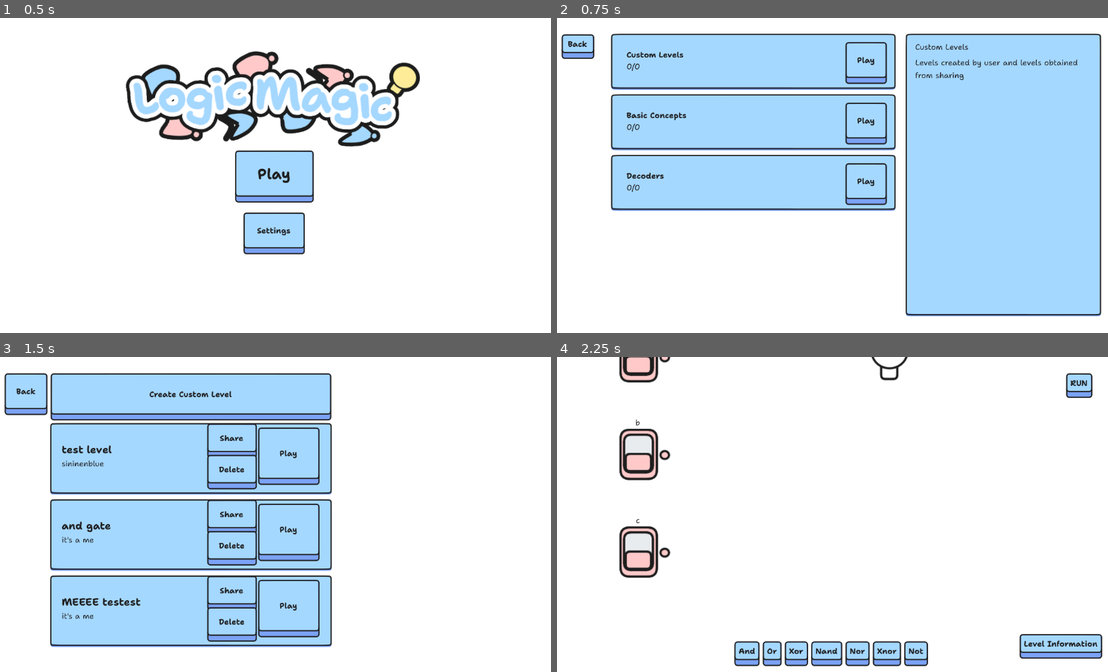
Above: before the commit, frames 1-4 (two rows, left to right).
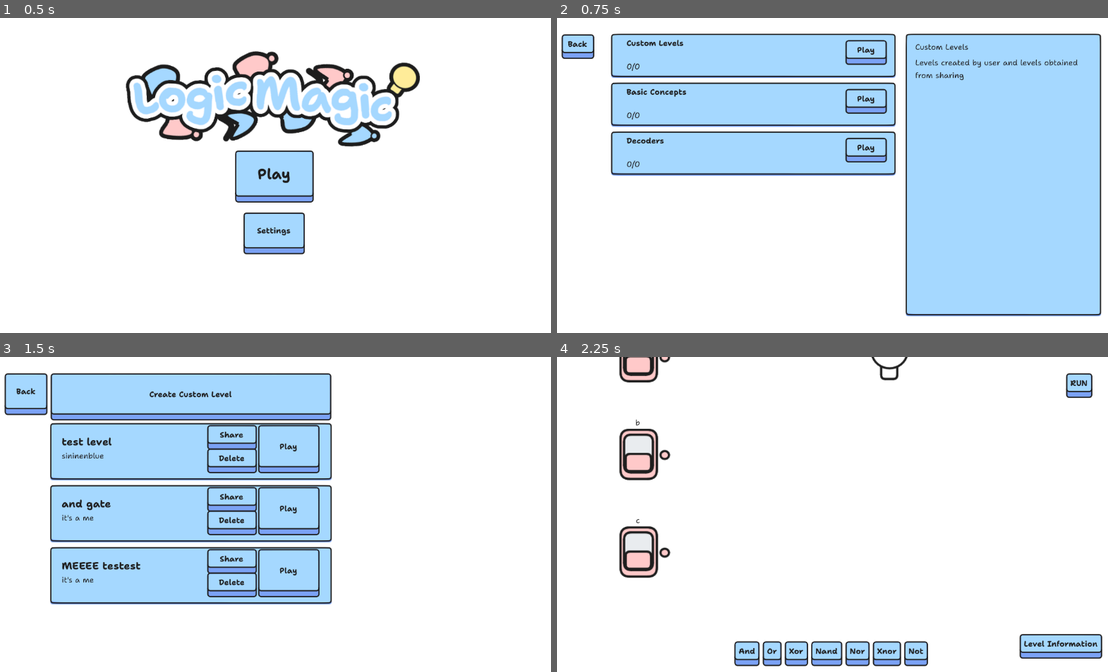
Above: after the commit, the same moments.

Repository: sininen-blue/logic-gate-tesseract
Game: Godot game, scene res://ui/title_page.tscn
Same seed, same stepped clock (60 frames per second), same inputs: the game is played once before the commit and once after it.
Inputs:
- Up to frame 1 (0.5 s): no input
- Up to frame 2 (0.75 s): click "Play" at 0.5 s
- Up to frame 3 (1.5 s): click "Play" at 1.25 s
- Up to frame 4 (2.25 s): click "Play" at 2 s

Frame 1 is identical in both runs. In frame 2, 13% of the frame differs, in the area x 9-62%, y 6-62%; in frame 3, 18%, in the area x 9-61%, y 21-93%; in frame 4, nothing differs.

Commit message:
panel placement

Diff:
--- a/ui/custom_levels/custom_stage_panel.tscn
+++ b/ui/custom_levels/custom_stage_panel.tscn
@@ -5,18 +5,18 @@
 [ext_resource type="FontFile" uid="uid://d3ya2ni4d4nbf" path="res://assets/UI/font/Static/Shantell_Sans-Normal-Bold.otf" id="3_1uq0p"]
 
 [node name="CustomStagePanel" type="Panel"]
-custom_minimum_size = Vector2(576, 152)
+custom_minimum_size = Vector2(576, 123)
 offset_right = 576.0
-offset_bottom = 152.0
+offset_bottom = 123.0
 script = ExtResource("1_13h3g")
 simulation_scene = ExtResource("2_fa2s3")
 
 [node name="StageLabel" type="Label" parent="."]
 layout_mode = 1
 offset_left = 24.0
-offset_top = 40.0
+offset_top = 24.0
 offset_right = 181.0
-offset_bottom = 69.0
+offset_bottom = 53.0
 theme_override_fonts/font = ExtResource("3_1uq0p")
 theme_override_font_sizes/font_size = 21
 text = "CustomLevel12"
@@ -24,10 +24,25 @@
 [node name="AuthorLabel" type="Label" parent="."]
 layout_mode = 0
 offset_left = 24.0
-offset_top = 72.0
+offset_top = 56.0
 offset_right = 122.0
-offset_bottom = 95.0
+offset_bottom = 79.0
 text = "By Unknown"
+
+[node name="PlayButton" type="Button" parent="."]
+layout_mode = 1
+anchors_preset = 6
+anchor_left = 1.0
+anchor_top = 0.5
+anchor_right = 1.0
+anchor_bottom = 0.5
+offset_left = -152.0
+offset_top = -58.5
+offset_right = -24.0
+offset_bottom = 42.5
+grow_horizontal = 0
+grow_vertical = 2
+text = "Play"
 
 [node name="ShareButton" type="Button" parent="."]
 layout_mode = 1
@@ -37,27 +52,12 @@
 anchor_right = 1.0
 anchor_bottom = 0.5
 offset_left = -256.0
-offset_top = -76.0
+offset_top = -58.5
 offset_right = -152.0
-offset_bottom = -3.0
+offset_bottom = -5.5
 grow_horizontal = 0
 grow_vertical = 2
 text = "Share"
-
-[node name="PlayButton" type="Button" parent="."]
-layout_mode = 1
-anchors_preset = 6
-anchor_left = 1.0
-anchor_top = 0.5
-anchor_right = 1.0
-anchor_bottom = 0.5
-offset_left = -152.0
-offset_top = -68.0
-offset_right = -24.0
-offset_bottom = 52.0
-grow_horizontal = 0
-grow_vertical = 2
-text = "Play"
 
 [node name="DeleteButton" type="Button" parent="."]
 layout_mode = 1
@@ -67,9 +67,9 @@
 anchor_right = 1.0
 anchor_bottom = 0.5
 offset_left = -256.0
-offset_top = -12.0
+offset_top = -10.5
 offset_right = -152.0
-offset_bottom = 61.0
+offset_bottom = 42.5
 grow_horizontal = 0
 grow_vertical = 2
 text = "Delete"
--- a/ui/stage_select/stage_panel.tscn
+++ b/ui/stage_select/stage_panel.tscn
@@ -4,17 +4,17 @@
 [ext_resource type="FontFile" uid="uid://d3ya2ni4d4nbf" path="res://assets/UI/font/Static/Shantell_Sans-Normal-Bold.otf" id="4_10ees"]
 
 [node name="StagePanel" type="Panel"]
-custom_minimum_size = Vector2(392, 120)
+custom_minimum_size = Vector2(392, 96)
 offset_right = 392.0
-offset_bottom = 120.0
+offset_bottom = 96.0
 script = ExtResource("1_dwvly")
 
 [node name="StageLabel" type="Label" parent="."]
 layout_mode = 1
 offset_left = 32.0
-offset_top = 32.0
+offset_top = 8.0
 offset_right = 264.0
-offset_bottom = 55.0
+offset_bottom = 31.0
 theme_override_fonts/font = ExtResource("4_10ees")
 text = "Basic Concepts"
 
@@ -24,9 +24,9 @@
 anchor_top = 1.0
 anchor_bottom = 1.0
 offset_left = 32.0
-offset_top = -64.0
+offset_top = -40.0
 offset_right = 96.0
-offset_bottom = -41.0
+offset_bottom = -17.0
 grow_vertical = 0
 text = "0/12"
 
@@ -38,9 +38,9 @@
 anchor_right = 1.0
 anchor_bottom = 0.5
 offset_left = -104.0
-offset_top = -44.0
+offset_top = -36.0
 offset_right = -17.0
-offset_bottom = 44.0
+offset_bottom = 17.0
 grow_horizontal = 0
 grow_vertical = 2
 text = "Play"
